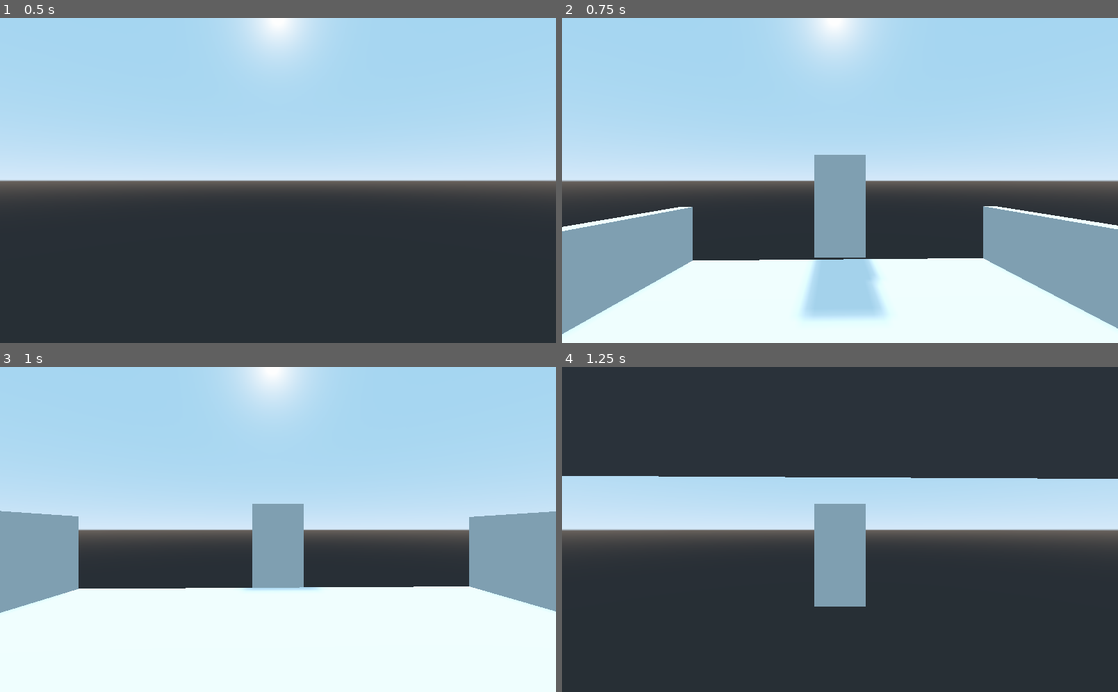
Above: before the commit, frames 1-4 (two rows, left to right).
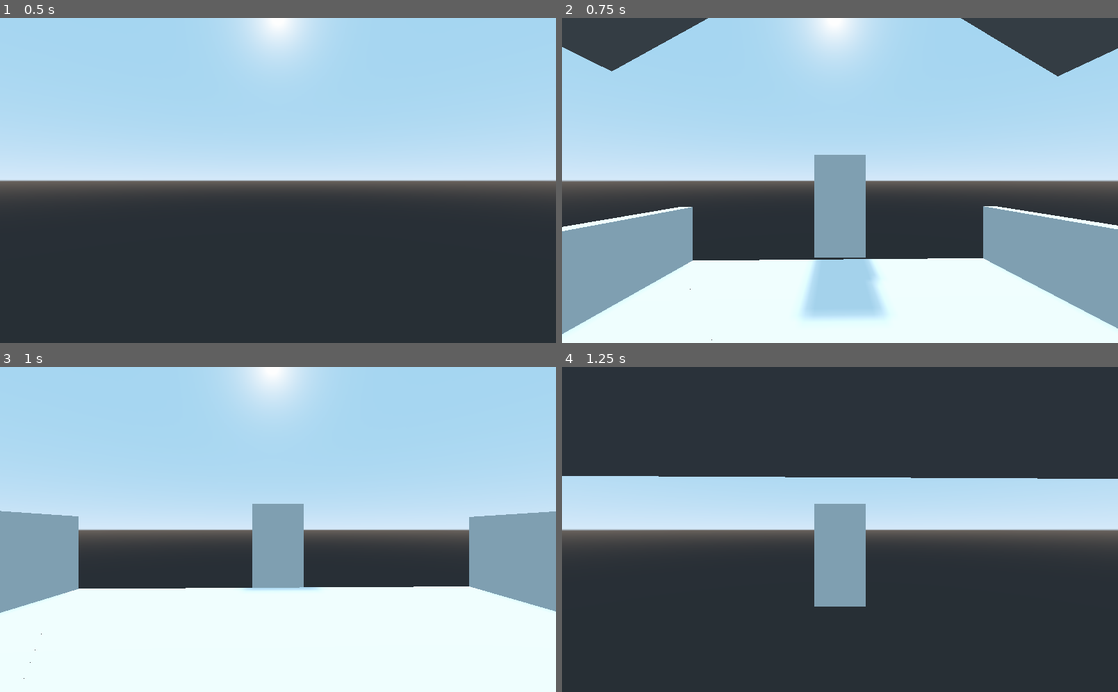
Above: after the commit, the same moments.

Repository: tf2professor/tf2_like_character_controller
Game: Godot game, scene res://source/levels/twin_forts.tscn
The game is run twice, just before and just after one commit, with the same random seed, the same clock (stepped at 60 frames per second) and the same inputs. The project has no main scene, so this scene is started directly.
Inputs (mouse positions are in pixels of both pictures, inside the frame that each line leads up to):
- Up to frame 1 (0.5 s): no input
- Up to frame 2 (0.75 s): tap Enter at 0.5 s; move the mouse to (867, 180) at 0.52 s; hold W (move_forward) from 0.53 s (still down); tap P (change_camera) at 0.6 s
- Up to frame 3 (1 s): keep holding W (move_forward); tap Space (jump) at 0.77 s
- Up to frame 4 (1.25 s): keep holding W (move_forward)

Frame 1 is identical in both runs. In frame 2, 5.6% of the frame differs, in the area x 0-100%, y 0-100%; in frame 3, less than 0.1%; in frame 4, nothing differs.

Commit message:
Update twin_forts.tscn

Diff:
--- a/tf2_like_fps_character/source/levels/twin_forts.tscn
+++ b/tf2_like_fps_character/source/levels/twin_forts.tscn
@@ -18,6 +18,24 @@
 
 [node name="Bridge" type="CSGCombiner" parent="Level"]
 
+[node name="CSGBox8" type="CSGBox" parent="Level/Bridge"]
+transform = Transform( 1, 0, 0, 0, 1, 0, 0, 0, 1, 0, 6.125, 4.25 )
+width = 0.25
+height = 0.25
+depth = 8.5
+
+[node name="CSGBox6" type="CSGBox" parent="Level/Bridge"]
+transform = Transform( 0.866025, 0.5, 0, -0.5, 0.866025, 0, 0, 0, 1, 2.125, 4.875, 4.25 )
+width = 5.0
+height = 0.25
+depth = 8.5
+
+[node name="CSGBox7" type="CSGBox" parent="Level/Bridge"]
+transform = Transform( 0.866025, -0.5, 0, 0.5, 0.866025, 0, 0, 0, 1, -2.125, 4.875, 4.25 )
+width = 5.0
+height = 0.25
+depth = 8.5
+
 [node name="CSGBox" type="CSGBox" parent="Level/Bridge"]
 transform = Transform( 1, 0, 0, 0, 1, 0, 0, 0, 1, 0, -0.25, 4 )
 width = 6.0
@@ -30,20 +48,20 @@
 height = 4.5
 depth = 0.5
 
-[node name="CSGBox3" type="CSGBox" parent="Level/Bridge/CSGBox2"]
-transform = Transform( 1, 0, 0, 0, 1, 0, 0, 0, 1, 5.5, 0, 0 )
+[node name="CSGBox3" type="CSGBox" parent="Level/Bridge"]
+transform = Transform( 1, 0, 0, 0, 1, 0, 0, 0, 1, 2.75, 2.25, 7.75 )
 width = 0.5
 height = 4.5
 depth = 0.5
 
-[node name="CSGBox" type="CSGBox" parent="Level/Bridge/CSGBox2"]
-transform = Transform( 1, 0, 0, 0, 1, 0, 0, 0, 1, -0.125, -1.75, -4 )
+[node name="CSGBox4" type="CSGBox" parent="Level/Bridge"]
+transform = Transform( 1, 0, 0, 0, 1, 0, 0, 0, 1, -2.875, 0.5, 3.75 )
 width = 0.25
 height = 1.0
 depth = 7.5
 
-[node name="CSGBox2" type="CSGBox" parent="Level/Bridge/CSGBox2"]
-transform = Transform( 1, 0, 0, 0, 1, 0, 0, 0, 1, 5.625, -1.75, -4 )
+[node name="CSGBox5" type="CSGBox" parent="Level/Bridge"]
+transform = Transform( 1, 0, 0, 0, 1, 0, 0, 0, 1, 2.875, 0.5, 3.75 )
 width = 0.25
 height = 1.0
 depth = 7.5
